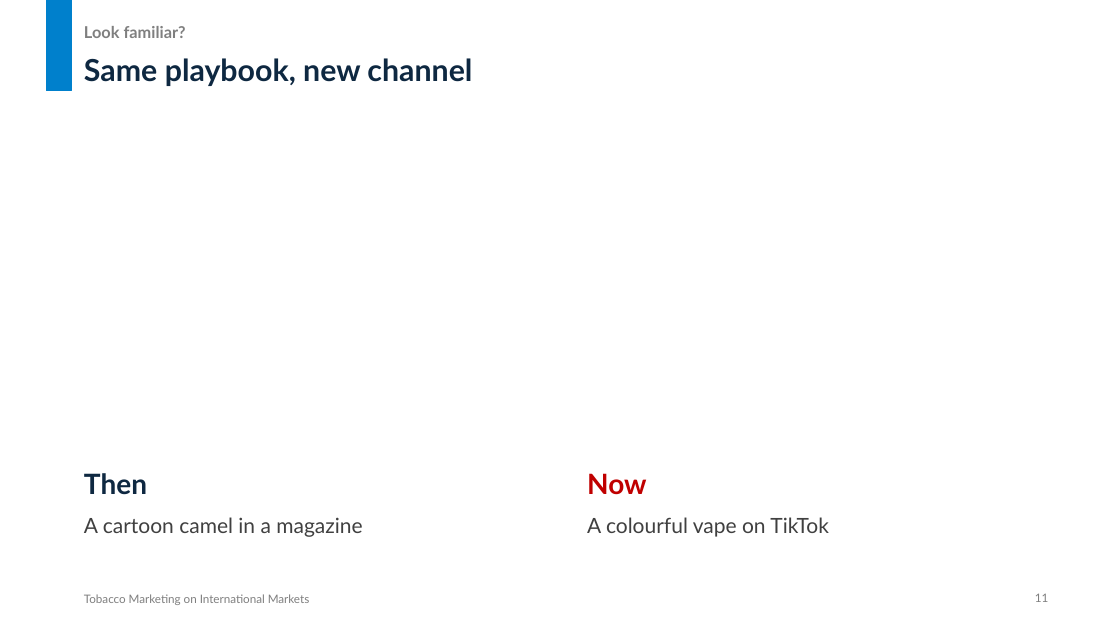
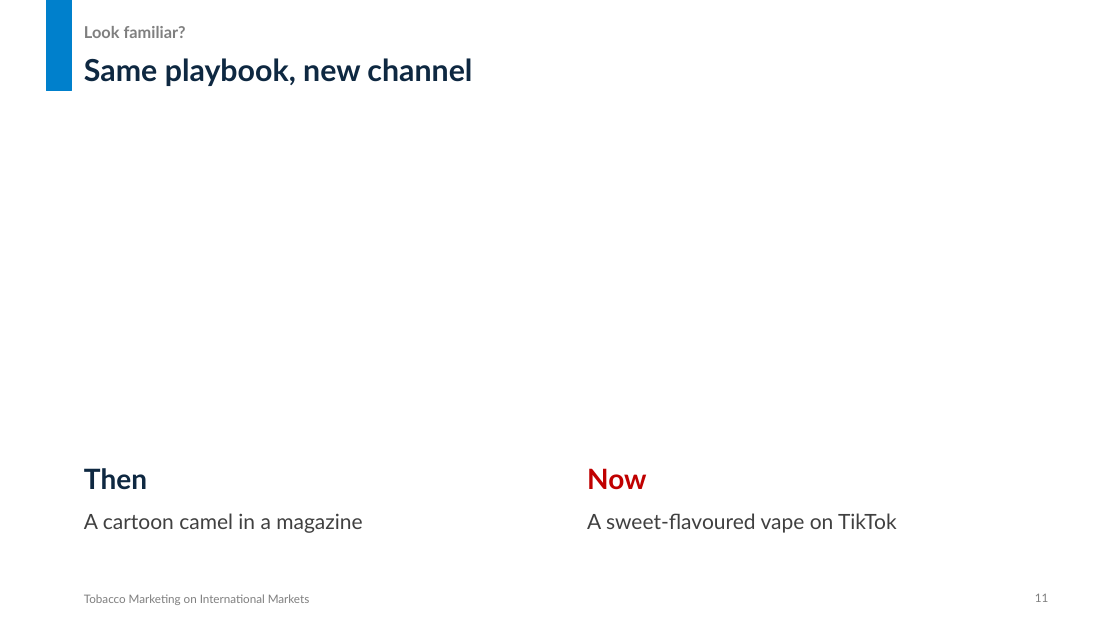
Before and after one commit to untitl333d/-frontend-slides, a slide deck: slide 11 of presentations/tobacco-marketing/Tobacco_Marketing_International_Markets.pptx. Drawn at 1120x630 pixels with LibreOffice and Linux fonts; fonts in the diff are those of the drawing. Boxes give left, top, right and bottom in pixels: in the first picture for what was removed or moved away, otherwise in the second. Text is boxed around its words. In the diff, an @@ line names an element or a change of style, - is before the commit and + after.

```diff
--- a/presentations/tobacco-marketing/Tobacco_Marketing_International_Markets.pptx
+++ b/presentations/tobacco-marketing/Tobacco_Marketing_International_Markets.pptx
@@ 3 texts: place and size @@
-3 texts at (84,473,646,537)
+3 texts at (84,468,646,533)
@@ text at (587,513,897,533): text changed @@
-A colourful vape on TikTok
+A sweet-flavoured vape on TikTok
```
Also in this commit, not shown: 10 other slides changed, 2 slides added, 2 other files.
